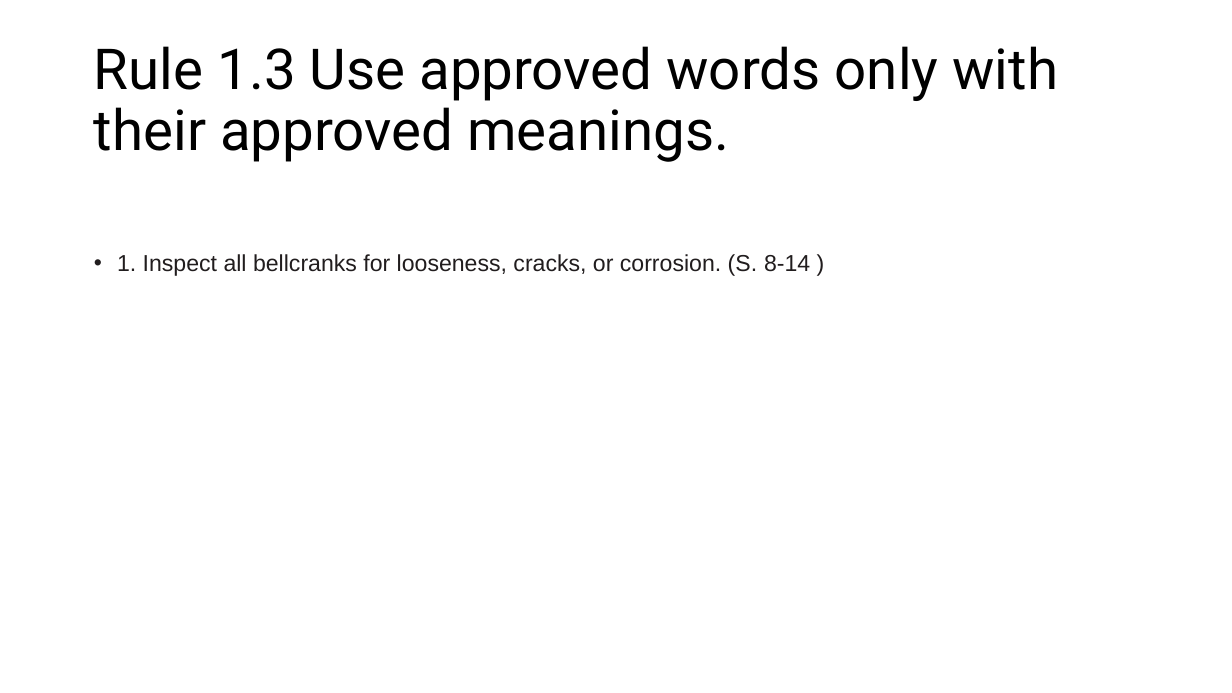
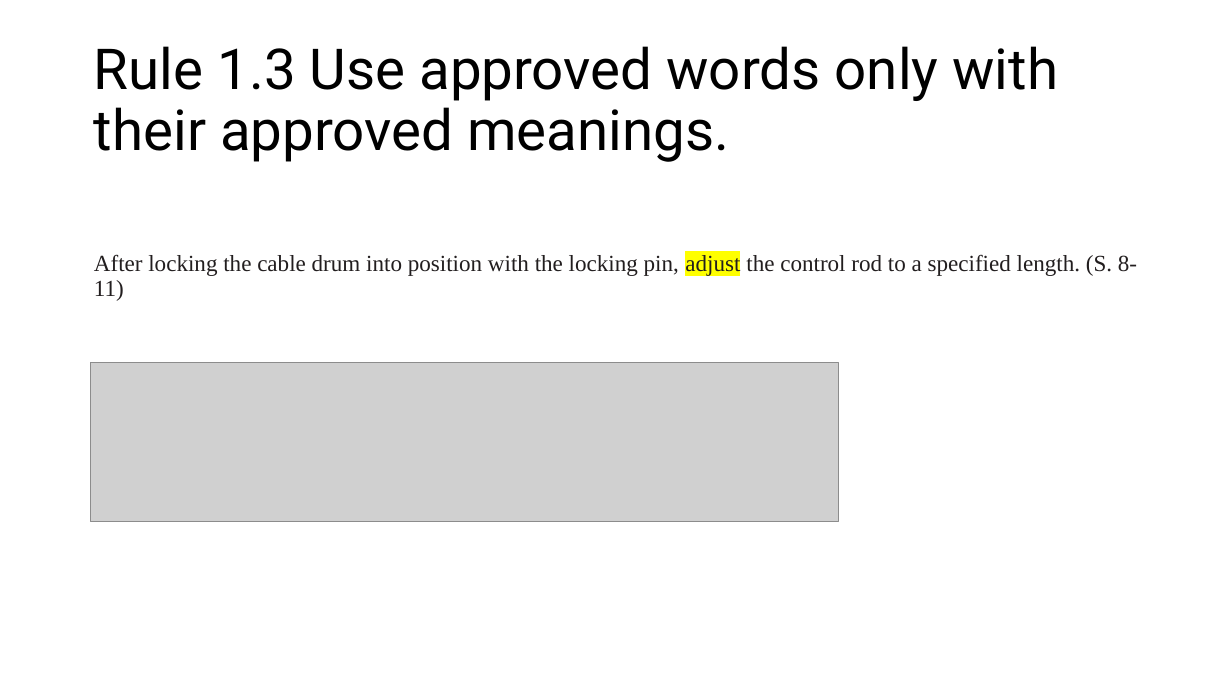
Before and after one commit to Maltrix147/Studium, a slide deck: slide 3 of Semester_4/simplified_English/Regeln_Malte_Hermann.pptx (slide 4 before the commit). Drawn at 1232x693 pixels with LibreOffice and Linux fonts; fonts in the diff are those of the drawing; grey boxes stand for pictures. Boxes give left, top, right and bottom in pixels: in the first picture for what was removed or moved away, otherwise in the second. Text is boxed around its words. In the diff, an @@ line names an element or a change of style, - is before the commit and + after.

```diff
--- a/Semester_4/simplified_English/Regeln_Malte_Hermann.pptx
+++ b/Semester_4/simplified_English/Regeln_Malte_Hermann.pptx
@@ text at box(94, 254, 1137, 301): text changed; font Arial to Times New Roman; text colour #211D1E to #221E1F @@
-• 1. Inspect all bellcranks for looseness, cracks, or corrosion. (S. 8-14 )
+After locking the cable drum into position with the locking pin, adjust the control rod to a specified length. (S. 8-11)
@@ picture added at box(91, 363, 838, 522) @@
```
Also in this commit, not shown: 7 other slides changed, 6 slides added, 1 slide removed, 3 other files.
